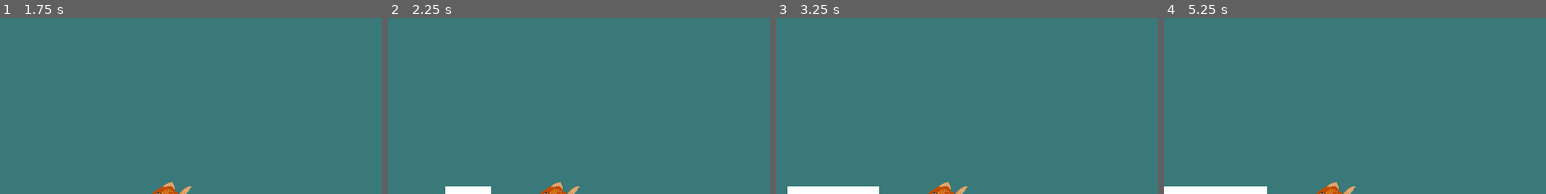
Above: before the commit, frames 1-4 (left to right).
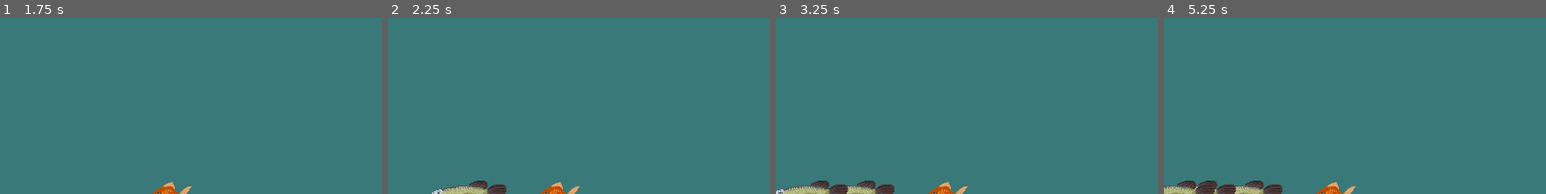
Above: after the commit, the same moments.

Repository: RajwolChapagain/Fishing-Mini-Game
Game: Godot game, scene res://main.tscn
Two runs of this game, one before a commit and one after it. Both use one fixed random seed, a clock stepped at 60 frames per second and the inputs below. The engine's default icon, where the game draws it, is replaced by a stand-in: a white triangle on a blue panel in a dark square.
Inputs (mouse positions are % of the whole screen's width and height, from its top left):
- Up to frame 1 (1.75 s): tap Enter at 0.5 s; move the mouse to (72, 33) at 0.52 s; press the mouse at (72, 33) at 0.53 s; move the mouse to (30, 45) at 1.27 s; release the mouse at (30, 45) at 1.28 s; click (30, 45) at 1.35 s
- Up to frame 2 (2.25 s): tap Space at 2 s; move the mouse to (60, 13) at 2.02 s; press the mouse at (60, 13) at 2.03 s
- Up to frame 3 (3.25 s): tap Enter at 2.75 s; move the mouse to (45, 64) at 2.77 s; release the mouse at (45, 64) at 2.78 s; click (45, 64) at 2.85 s
- Up to frame 4 (5.25 s): tap Space at 3.5, 5 s; move the mouse to (80, 58) at 3.52 s; press the mouse at (80, 58) at 3.53 s; tap Enter at 4.25 s; move the mouse to (20, 21) at 4.27 s; release the mouse at (20, 21) at 4.28 s; click (20, 21) at 4.35 s; move the mouse to (55, 39) at 5.02 s; press the mouse at (55, 39) at 5.03 s
The pictures show only the part of the screen within x 0-50%, y 50-100%; the shares and areas given below are measured in that part.

Frame 1 is identical in both runs. In frame 2, 1.0% of the frame differs, in the area x 11-31%, y 92-100%; in frame 3, 1.7%; in frame 4, 1.8%, in the area x 0-31%, y 92-100%.

Commit message:
add arowana fish

Diff:
--- a/level1/medium_fish_l_1.tscn
+++ b/level1/medium_fish_l_1.tscn
@@ -1,10 +1,10 @@
 [gd_scene load_steps=3 format=3 uid="uid://5b6n7j5d3m51"]
 
 [ext_resource type="PackedScene" uid="uid://bvawk2vpl1hjl" path="res://level1/fish.tscn" id="1_xku44"]
-[ext_resource type="Texture2D" uid="uid://blq4ilfeo8h10" path="res://level1/fish.svg" id="2_yd8nx"]
+[ext_resource type="Texture2D" uid="uid://b2ic1uxpe3v7s" path="res://level1/arowana_L1.png" id="2_3ena5"]
 
 [node name="MediumFishL1" instance=ExtResource("1_xku44")]
 clicks_to_catch = 2
 
 [node name="Sprite2D" parent="." index="0"]
-texture = ExtResource("2_yd8nx")
+texture = ExtResource("2_3ena5")
Binary file added: level1/arowana_L1.png
Not shown, added: level1/arowana_L1.png.import
